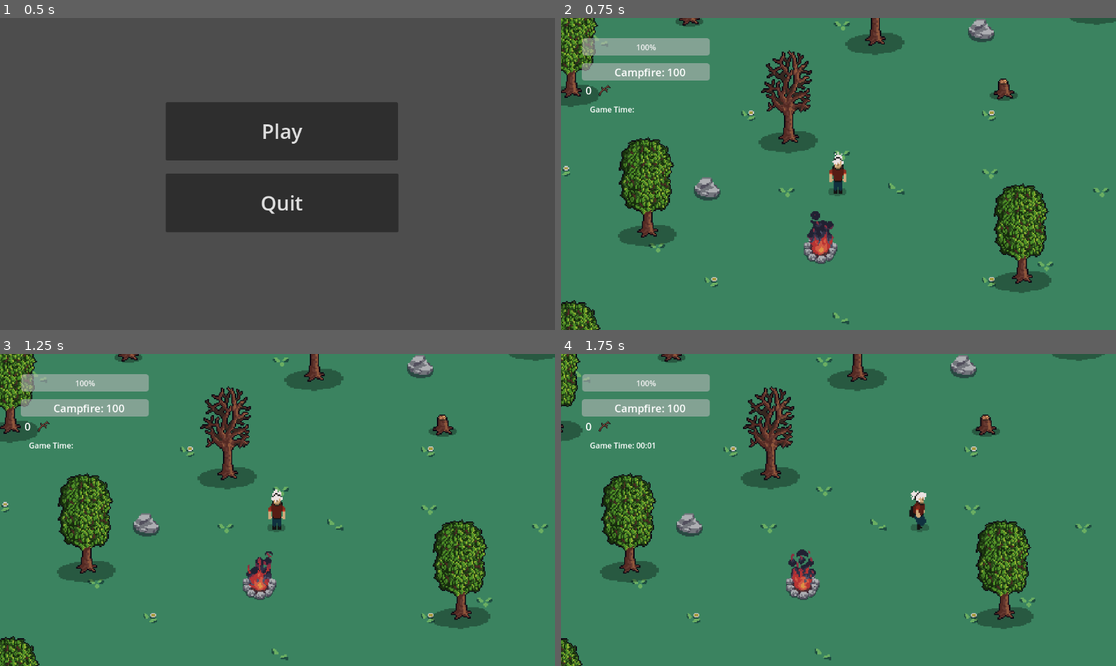
Above: before the commit, frames 1-4 (two rows, left to right).
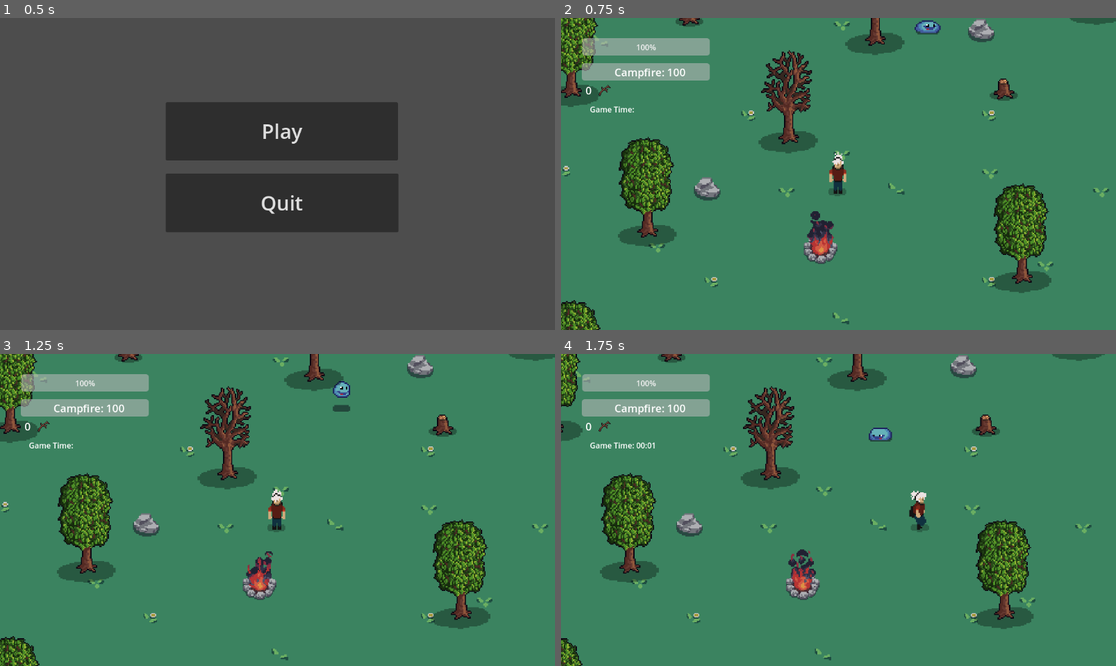
Above: after the commit, the same moments.

Repository: DenysSkobalo/University-Project
Game: Godot game, scene res://scenes/Menu/menu.tscn
The game is run twice, just before and just after one commit, with the same random seed, the same clock (stepped at 60 frames per second) and the same inputs.
Inputs:
- Up to frame 1 (0.5 s): no input
- Up to frame 2 (0.75 s): click "Play" at 0.5 s
- Up to frame 3 (1.25 s): no input
- Up to frame 4 (1.75 s): hold D (Right) from 1.28 s (still down); tap E (Interact) at 1.35 s

Frame 1 is identical in both runs. In frame 2, 0.2% of the frame differs, in the area x 63-69%, y 0-6%; in frame 3, 0.2%, in the area x 59-64%, y 8-19%; in frame 4, 0.2%.

Commit message:
Added enemy

Diff:
--- a/project.godot
+++ b/project.godot
@@ -14,6 +14,10 @@
 run/main_scene="res://scenes/Menu/menu.tscn"
 config/features=PackedStringArray("4.2", "Forward Plus")
 config/icon="res://icon.svg"
+
+[autoload]
+
+Global="*res://scripts/global.gd"
 
 [dotnet]
 
@@ -46,6 +50,11 @@
 "events": [Object(InputEventKey,"resource_local_to_scene":false,"resource_name":"","device":-1,"window_id":0,"alt_pressed":false,"shift_pressed":false,"ctrl_pressed":false,"meta_pressed":false,"pressed":false,"keycode":0,"physical_keycode":69,"key_label":0,"unicode":69,"echo":false,"script":null)
 ]
 }
+attack={
+"deadzone": 0.5,
+"events": [Object(InputEventKey,"resource_local_to_scene":false,"resource_name":"","device":-1,"window_id":0,"alt_pressed":false,"shift_pressed":false,"ctrl_pressed":false,"meta_pressed":false,"pressed":false,"keycode":0,"physical_keycode":70,"key_label":0,"unicode":102,"echo":false,"script":null)
+]
+}
 
 [layer_names]
 
@@ -53,6 +62,7 @@
 2d_physics/layer_2="player"
 2d_physics/layer_3="decorations"
 2d_physics/layer_4="item"
+2d_physics/layer_5="enemy"
 
 [rendering]
 
--- /dev/null
+++ b/scenes/Mobs/slime.gd
@@ -0,0 +1,39 @@
+extends CharacterBody2D
+
+var speed = 90
+var player_chase = false
+var player = null
+
+var player_inattack_zone = false
+
+func _physics_process(delta):
+	if player_chase:
+		position += (player.position - position) / speed
+		$AnimatedSprite2D.play("Walk")
+		if(player.position.x  - position.x) > 0:
+			$AnimatedSprite2D.flip_h = true
+		else:
+			$AnimatedSprite2D.flip_h = false
+	else:
+		$AnimatedSprite2D.play("Idle")
+
+func _on_detection_area_body_entered(body):
+	player = body
+	player_chase = true
+
+func _on_detection_area_body_exited(body):
+	player = null
+	player_chase = false
+
+func enemy():
+	pass
+
+
+func _on_enemy_hitbox_body_entered(body):
+	if body.has_method("player"):
+		player_inattack_zone = true
+
+
+func _on_enemy_hitbox_body_exited(body):
+	if body.has_method("player"):
+		player_inattack_zone = false
--- /dev/null
+++ b/scenes/Mobs/slime.tscn
@@ -0,0 +1,135 @@
+[gd_scene load_steps=18 format=3 uid="uid://rdsyn7166dbh"]
+
+[ext_resource type="Script" path="res://scenes/Mobs/slime.gd" id="1_ertsl"]
+[ext_resource type="Texture2D" uid="uid://bt7jxvny8qad8" path="res://assets/enemy/slime.png" id="2_ycrg1"]
+
+[sub_resource type="CircleShape2D" id="CircleShape2D_4muq6"]
+radius = 17.0294
+
+[sub_resource type="AtlasTexture" id="AtlasTexture_hfbgw"]
+atlas = ExtResource("2_ycrg1")
+region = Rect2(0, 0, 32, 32)
+
+[sub_resource type="AtlasTexture" id="AtlasTexture_ck4dd"]
+atlas = ExtResource("2_ycrg1")
+region = Rect2(32, 0, 32, 32)
+
+[sub_resource type="AtlasTexture" id="AtlasTexture_6jllc"]
+atlas = ExtResource("2_ycrg1")
+region = Rect2(64, 0, 32, 32)
+
+[sub_resource type="AtlasTexture" id="AtlasTexture_v6kls"]
+atlas = ExtResource("2_ycrg1")
+region = Rect2(96, 0, 32, 32)
+
+[sub_resource type="AtlasTexture" id="AtlasTexture_e76xw"]
+atlas = ExtResource("2_ycrg1")
+region = Rect2(0, 64, 32, 32)
+
+[sub_resource type="AtlasTexture" id="AtlasTexture_fn47w"]
+atlas = ExtResource("2_ycrg1")
+region = Rect2(32, 64, 32, 32)
+
+[sub_resource type="AtlasTexture" id="AtlasTexture_xpc3i"]
+atlas = ExtResource("2_ycrg1")
+region = Rect2(64, 64, 32, 32)
+
+[sub_resource type="AtlasTexture" id="AtlasTexture_68q4m"]
+atlas = ExtResource("2_ycrg1")
+region = Rect2(96, 64, 32, 32)
+
+[sub_resource type="AtlasTexture" id="AtlasTexture_a2ya0"]
+atlas = ExtResource("2_ycrg1")
+region = Rect2(128, 64, 32, 32)
+
+[sub_resource type="AtlasTexture" id="AtlasTexture_qn777"]
+atlas = ExtResource("2_ycrg1")
+region = Rect2(160, 64, 32, 32)
+
+[sub_resource type="AtlasTexture" id="AtlasTexture_thn6e"]
+atlas = ExtResource("2_ycrg1")
+region = Rect2(192, 64, 32, 32)
+
+[sub_resource type="SpriteFrames" id="SpriteFrames_bmxqh"]
+animations = [{
+"frames": [{
+"duration": 1.0,
+"texture": SubResource("AtlasTexture_hfbgw")
+}, {
+"duration": 1.0,
+"texture": SubResource("AtlasTexture_ck4dd")
+}, {
+"duration": 1.0,
+"texture": SubResource("AtlasTexture_6jllc")
+}, {
+"duration": 1.0,
+"texture": SubResource("AtlasTexture_v6kls")
+}],
+"loop": true,
+"name": &"Idle",
+"speed": 5.0
+}, {
+"frames": [{
+"duration": 1.0,
+"texture": SubResource("AtlasTexture_e76xw")
+}, {
+"duration": 1.0,
+"texture": SubResource("AtlasTexture_fn47w")
+}, {
+"duration": 1.0,
+"texture": SubResource("AtlasTexture_xpc3i")
+}, {
+"duration": 1.0,
+"texture": SubResource("AtlasTexture_68q4m")
+}, {
+"duration": 1.0,
+"texture": SubResource("AtlasTexture_a2ya0")
+}, {
+"duration": 1.0,
+"texture": SubResource("AtlasTexture_qn777")
+}, {
+"duration": 1.0,
+"texture": SubResource("AtlasTexture_thn6e")
+}],
+"loop": true,
+"name": &"Walk",
+"speed": 5.0
+}]
+
+[sub_resource type="CircleShape2D" id="CircleShape2D_f1pjb"]
+radius = 999.573
+
+[sub_resource type="CircleShape2D" id="CircleShape2D_fi8lm"]
+radius = 19.0
+
+[node name="Slime" type="CharacterBody2D"]
+script = ExtResource("1_ertsl")
+
+[node name="CollisionShape2D" type="CollisionShape2D" parent="."]
+shape = SubResource("CircleShape2D_4muq6")
+
+[node name="AnimatedSprite2D" type="AnimatedSprite2D" parent="."]
+position = Vector2(1, -4)
+scale = Vector2(1.25, 1.21875)
+sprite_frames = SubResource("SpriteFrames_bmxqh")
+animation = &"Walk"
+autoplay = "Idle"
+frame = 5
+frame_progress = 0.978312
+
+[node name="detection_area" type="Area2D" parent="."]
+collision_layer = 16
+collision_mask = 2
+
+[node name="CollisionShape2D" type="CollisionShape2D" parent="detection_area"]
+shape = SubResource("CircleShape2D_f1pjb")
+
+[node name="enemy_hitbox" type="Area2D" parent="."]
+
+[node name="CollisionShape2D" type="CollisionShape2D" parent="enemy_hitbox"]
+shape = SubResource("CircleShape2D_fi8lm")
+
+[connection signal="body_entered" from="detection_area" to="." method="_on_detection_area_body_entered"]
+[connection signal="body_exited" from="detection_area" to="." method="_on_detection_area_body_exited"]
+[connection signal="body_entered" from="enemy_hitbox" to="." method="_on_enemy_hitbox_body_entered"]
+[connection signal="body_exited" from="enemy_hitbox" to="." method="_on_enemy_hitbox_body_exited"]
--- a/scenes/Player/player.gd
+++ b/scenes/Player/player.gd
@@ -7,13 +7,17 @@
 @onready var campfire: Campfire = get_node_or_null("../Campfire") as Campfire
 var callable_add_health: Callable
 
-@export var speed: int = 100
+@export var speed: int = 90
 @export var branches: int = 0
 @export var maxHealth: int = 100
 var direction: Vector2 = Vector2.ZERO
 var last_direction: Vector2 = Vector2.DOWN
 
 const DISTANCE_THRESHOLD: float = 50.0
+
+var enemy_inattack_range = false
+var enemy_attack_cooldown = true
+var player_alive = true
 
 signal throw_branch_to_campfire(amount)
 
@@ -41,6 +45,19 @@
 	branches += 1
 
 func _physics_process(delta):
+	player_movement()
+	enemy_attack()
+
+	if maxHealth <= 0:
+		player_alive = false
+		maxHealth = 0
+		update_health_display()
+		end_game()
+
+func end_game():
+	get_tree().change_scene_to_file("res://scenes/game_over/game_over.tscn")
+
+func player_movement():
 	var moving = direction != Vector2.ZERO
 	if moving:
 		last_direction = direction
@@ -60,3 +77,29 @@
 
 func get_idle_animation_for_direction(dir: Vector2) -> String:
 	return "Side Idle" if dir.x != 0 else ("Up Idle" if dir.y < 0 else "Down Idle")
+
+func player():
+	pass
+
+func _on_player_hitbox_body_entered(body):
+	if body.has_method("enemy"):
+		enemy_inattack_range = true
+
+
+func _on_player_hitbox_body_exited(body):
+	if body.has_method("enemy"):
+		enemy_inattack_range = false
+
+func enemy_attack():
+	if enemy_inattack_range and enemy_attack_cooldown == true:
+		maxHealth = maxHealth - 20
+		enemy_attack_cooldown = false
+		$attack_cooldown.start()
+		print(maxHealth)
+
+
+func _on_attack_cooldown_timeout():
+	enemy_attack_cooldown = true
+
+func update_health_display():
+	healthBar.value = maxHealth
--- a/scenes/Player/player.tscn
+++ b/scenes/Player/player.tscn
@@ -7,6 +7,9 @@
 [ext_resource type="Texture2D" uid="uid://dtanv2qgubj2k" path="res://assets/player/_up idle.png" id="4_lpq7g"]
 [ext_resource type="Texture2D" uid="uid://bq407185t5i8k" path="res://assets/player/_side walk.png" id="5_iead3"]
 [ext_resource type="Texture2D" uid="uid://b1pkhuj2i62qd" path="res://assets/player/_up walk.png" id="7_21hhl"]
+[ext_resource type="Texture2D" uid="uid://xx4u2dhi3xem" path="res://assets/player/_down attack.png" id="8_i1dx5"]
+[ext_resource type="Texture2D" uid="uid://cxn5rbdch5ltl" path="res://assets/player/_side attack.png" id="9_5bvag"]
+[ext_resource type="Texture2D" uid="uid://c7wu3d0fo2aqr" path="res://assets/player/_up attack.png" id="10_oiudc"]
 
 [sub_resource type="CapsuleShape2D" id="CapsuleShape2D_xi2py"]
 radius = 9.0
@@ -143,6 +146,42 @@
 atlas = ExtResource("7_21hhl")
 region = Rect2(64, 64, 64, 64)
 
+[sub_resource type="AtlasTexture" id="AtlasTexture_ju3pf"]
+atlas = ExtResource("8_i1dx5")
+region = Rect2(0, 0, 64, 64)
+
+[sub_resource type="AtlasTexture" id="AtlasTexture_c76ys"]
+atlas = ExtResource("8_i1dx5")
+region = Rect2(64, 0, 64, 64)
+
+[sub_resource type="AtlasTexture" id="AtlasTexture_cwkfi"]
+atlas = ExtResource("8_i1dx5")
+region = Rect2(0, 64, 64, 64)
+
+[sub_resource type="AtlasTexture" id="AtlasTexture_j5xgq"]
+atlas = ExtResource("9_5bvag")
+region = Rect2(0, 0, 64, 64)
+
+[sub_resource type="AtlasTexture" id="AtlasTexture_tk7go"]
+atlas = ExtResource("9_5bvag")
+region = Rect2(64, 0, 64, 64)
+
+[sub_resource type="AtlasTexture" id="AtlasTexture_tm0bq"]
+atlas = ExtResource("9_5bvag")
+region = Rect2(0, 64, 64, 64)
+
+[sub_resource type="AtlasTexture" id="AtlasTexture_jgsal"]
+atlas = ExtResource("10_oiudc")
+region = Rect2(0, 0, 64, 64)
+
+[sub_resource type="AtlasTexture" id="AtlasTexture_gdto2"]
+atlas = ExtResource("10_oiudc")
+region = Rect2(64, 0, 64, 64)
+
+[sub_resource type="AtlasTexture" id="AtlasTexture_xmec8"]
+atlas = ExtResource("10_oiudc")
+region = Rect2(0, 64, 64, 64)
+
 [sub_resource type="SpriteFrames" id="SpriteFrames_tvf83"]
 animations = [{
 "frames": [{
@@ -273,10 +312,55 @@
 "loop": true,
 "name": &"Up Walk",
 "speed": 5.0
+}, {
+"frames": [{
+"duration": 1.0,
+"texture": SubResource("AtlasTexture_ju3pf")
+}, {
+"duration": 1.0,
+"texture": SubResource("AtlasTexture_c76ys")
+}, {
+"duration": 1.0,
+"texture": SubResource("AtlasTexture_cwkfi")
+}],
+"loop": true,
+"name": &"down_attack",
+"speed": 5.0
+}, {
+"frames": [{
+"duration": 1.0,
+"texture": SubResource("AtlasTexture_j5xgq")
+}, {
+"duration": 1.0,
+"texture": SubResource("AtlasTexture_tk7go")
+}, {
+"duration": 1.0,
+"texture": SubResource("AtlasTexture_tm0bq")
+}],
+"loop": true,
+"name": &"side_attack",
+"speed": 5.0
+}, {
+"frames": [{
+"duration": 1.0,
+"texture": SubResource("AtlasTexture_jgsal")
+}, {
+"duration": 1.0,
+"texture": SubResource("AtlasTexture_gdto2")
+}, {
+"duration": 1.0,
+"texture": SubResource("AtlasTexture_xmec8")
+}],
+"loop": true,
+"name": &"up_attack",
+"speed": 5.0
 }]
 
+[sub_resource type="CircleShape2D" id="CircleShape2D_qml3m"]
+radius = 16.1245
+
 [node name="Player" type="CharacterBody2D" groups=["player"]]
-collision_layer = 2
+collision_layer = 18
 collision_mask = 5
 script = ExtResource("1_ebn6v")
 speed = 200
@@ -288,7 +372,7 @@
 position = Vector2(-1, -1)
 scale = Vector2(1.125, 1.125)
 sprite_frames = SubResource("SpriteFrames_tvf83")
-animation = &"Side Idle"
+animation = &"up_attack"
 autoplay = "Down Idle"
 
 [node name="Camera2D" type="Camera2D" parent="."]
@@ -301,3 +385,15 @@
 limit_bottom = 736
 position_smoothing_enabled = true
 drag_horizontal_enabled = true
+
+[node name="player_hitbox" type="Area2D" parent="."]
+
+[node name="CollisionShape2D" type="CollisionShape2D" parent="player_hitbox"]
+shape = SubResource("CircleShape2D_qml3m")
+
+[node name="attack_cooldown" type="Timer" parent="."]
+wait_time = 0.5
+
+[connection signal="body_entered" from="player_hitbox" to="." method="_on_player_hitbox_body_entered"]
+[connection signal="body_exited" from="player_hitbox" to="." method="_on_player_hitbox_body_exited"]
+[connection signal="timeout" from="attack_cooldown" to="." method="_on_attack_cooldown_timeout"]
--- a/scenes/World/world.tscn
+++ b/scenes/World/world.tscn
@@ -11,6 +11,7 @@
 [ext_resource type="PackedScene" uid="uid://cmn5232jd7gmm" path="res://scenes/Decorations/small_rock.tscn" id="9_2uu17"]
 [ext_resource type="Script" path="res://scenes/World/Collectibles.gd" id="10_aieom"]
 [ext_resource type="Texture2D" uid="uid://81xvvxolig7f" path="res://assets/Trees/Forage Items/Singles/Forage Items/06_Oak_Branch.png" id="11_o8ioq"]
+[ext_resource type="PackedScene" uid="uid://rdsyn7166dbh" path="res://scenes/Mobs/slime.tscn" id="12_c1hxx"]
 
 [sub_resource type="GDScript" id="GDScript_oyc4f"]
 script/source = "extends Label
@@ -45,6 +46,9 @@
 [node name="Player" parent="." instance=ExtResource("3_50o4x")]
 position = Vector2(389, 265)
 collision_mask = 7
+
+[node name="Slime" parent="." instance=ExtResource("12_c1hxx")]
+position = Vector2(473, 125)
 
 [node name="Decorations" type="Node2D" parent="."]
 position = Vector2(354, 255)
--- /dev/null
+++ b/scripts/global.gd
@@ -0,0 +1,3 @@
+extends Node
+
+var player_current_attack = false
Binary file added: assets/enemy/IdleLeft/idleLeft0.aseprite
Binary file added: assets/enemy/IdleLeft/idleLeft0.png
Not shown, added: assets/enemy/IdleLeft/idleLeft0.png.import
Binary file added: assets/enemy/IdleLeft/idleLeft1.png
Not shown, added: assets/enemy/IdleLeft/idleLeft1.png.import
Binary file added: assets/enemy/IdleLeft/idleLeft2.png
Not shown, added: assets/enemy/IdleLeft/idleLeft2.png.import
Binary file added: assets/enemy/IdleLeft/idleLeft3.png
Not shown, added: assets/enemy/IdleLeft/idleLeft3.png.import
Binary file added: assets/enemy/IdleLeft/idleLeft4.png
Not shown, added: assets/enemy/IdleLeft/idleLeft4.png.import
Binary file added: assets/enemy/IdleLeft/idleLeft5.png
(and 122 more such lines)
